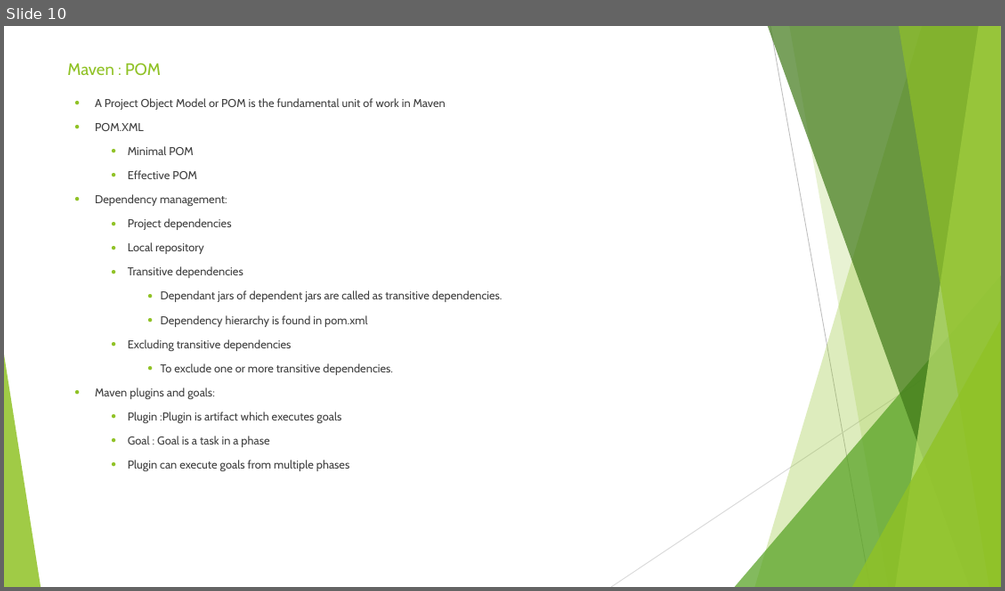
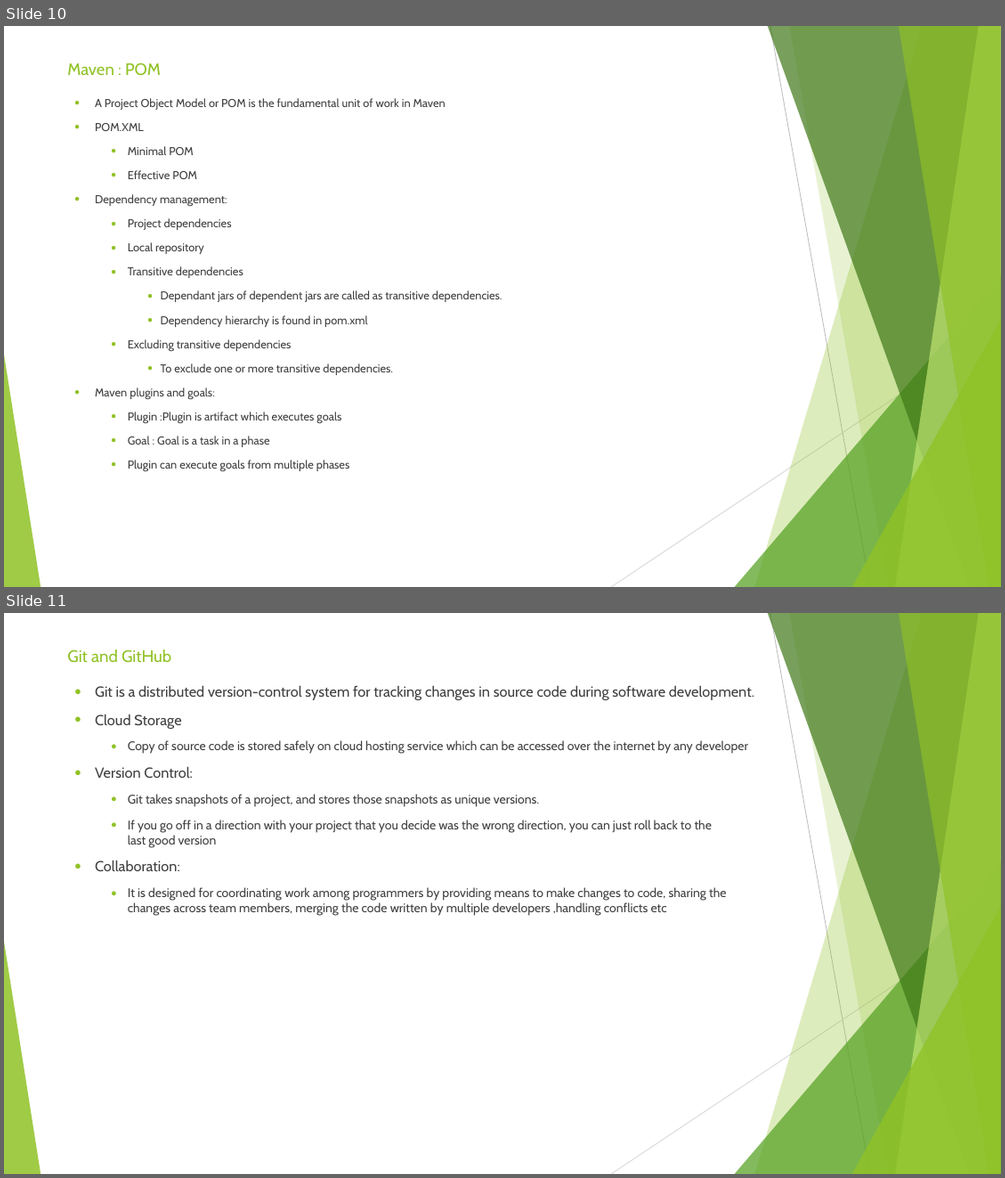
Before and after one commit to sidissir/mk-automation-framework-training, a slide deck: MavenPPT.pptx. Shown one above the other, each under a label of ours: slide 10 before the commit, slides 10 and 11 after it. The pictures are 1005x591 and 1005x1178 pixels, drawn with LibreOffice and Linux fonts; fonts in the diff are those of the drawing. Boxes give left, top, right and bottom in pixels: in the first picture for what was removed or moved away, otherwise in the second. Text is boxed around its words. In the diff, an @@ line names an element or a change of style, - is before the commit and + after.

```diff
--- a/MavenPPT.pptx
+++ b/MavenPPT.pptx
@@ slide 11 added at (x1=4, y1=613, x2=1001, y2=1174), background #FFFFFF; not listed: 10 template elements that a slide beside it also shows @@
@@ title added at (x1=67, y1=649, x2=171, y2=663), 16 pt, text #90C226 @@
+Git and GitHub
@@ text added at (x1=95, y1=685, x2=754, y2=916), 12 pt, text #3F3F3F @@
+● Git is a distributed version-control system for tracking changes in source code during software development.
+● Cloud Storage
+  ● Copy of source code is stored safely on cloud hosting service which can be accessed over the internet by any developer
+● Version Control:
+  ● Git takes snapshots of a project, and stores those snapshots as unique versions.
+  ● If you go off in a direction with your project that you decide was the wrong direction, you can just roll back to the last good version
+● Collaboration:
+  ● It is designed for coordinating work among programmers by providing means to make changes to code, sharing the changes across team members, merging the code written by multiple developers ,handling conflicts etc
```
Also in this commit, not shown: 11 other slides added, 1 other file.
